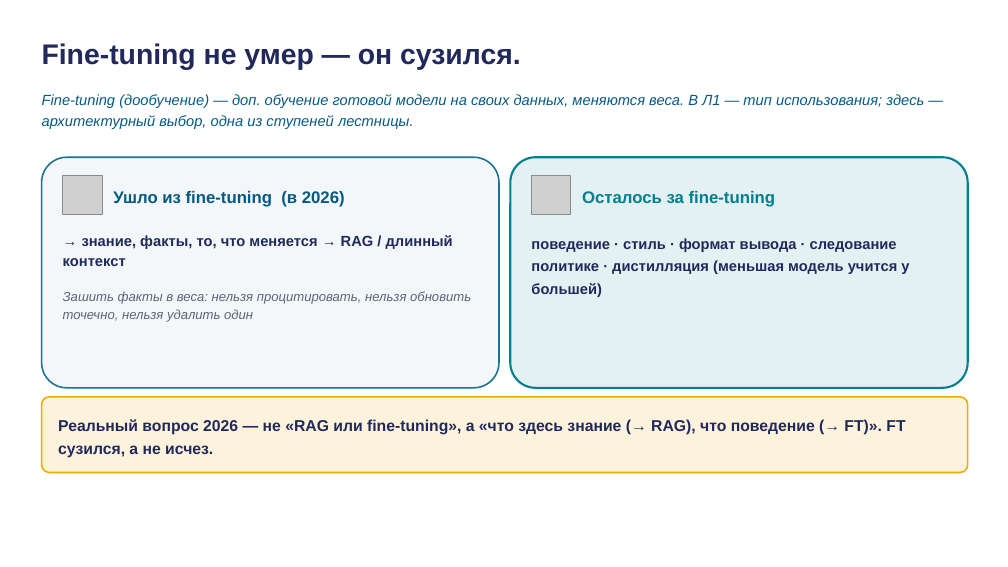
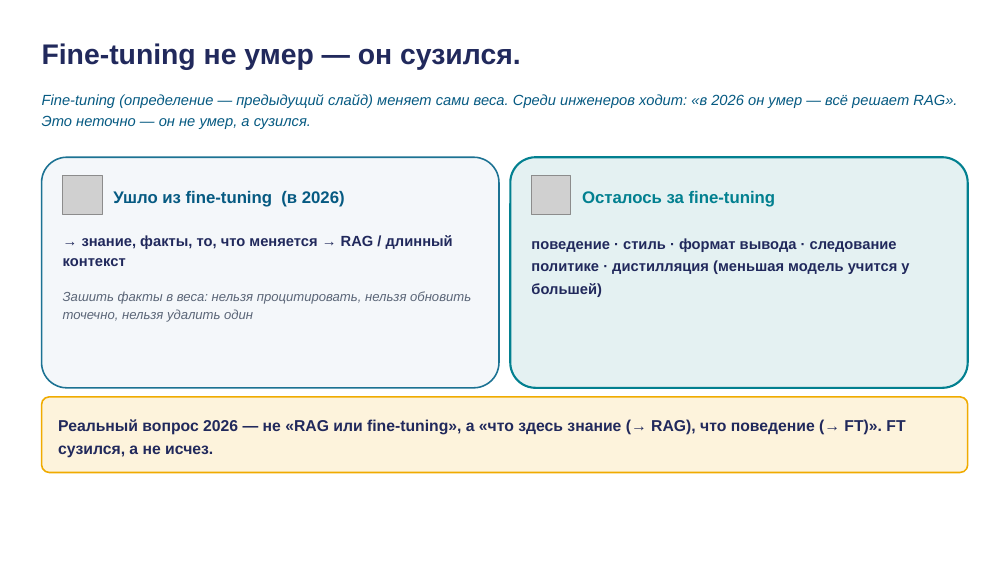
Before and after one commit to tellina-study/AI-usage-lessons, a slide deck: slide 17 of library/lectures/lec-03/rendered/lec-03.pptx. Drawn at 1008x567 pixels with LibreOffice and Linux fonts; fonts in the diff are those of the drawing; grey boxes stand for pictures. Boxes give left, top, right and bottom in pixels: in the first picture for what was removed or moved away, otherwise in the second. Text is boxed around its words. In the diff, an @@ line names an element or a change of style, - is before the commit and + after.

```diff
--- a/library/lectures/lec-03/rendered/lec-03.pptx
+++ b/library/lectures/lec-03/rendered/lec-03.pptx
@@ text at box(42, 94, 957, 129): text changed @@
-Fine-tuning (дообучение) — доп. обучение готовой модели на своих данных, меняются веса. В Л1 — тип использования; здесь — архитектурный выбор, одна из ступеней лестницы.
+Fine-tuning (определение — предыдущий слайд) меняет сами веса. Среди инженеров ходит: «в 2026 он умер — всё решает RAG». Это неточно — он не умер, а сузился.
```
Also in this commit, not shown: 4 other files.
